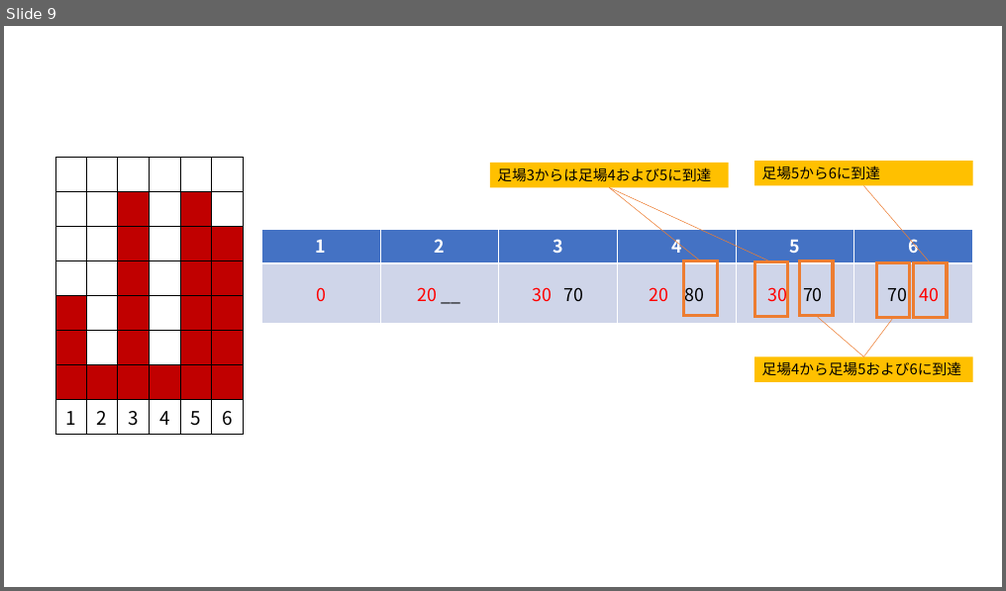
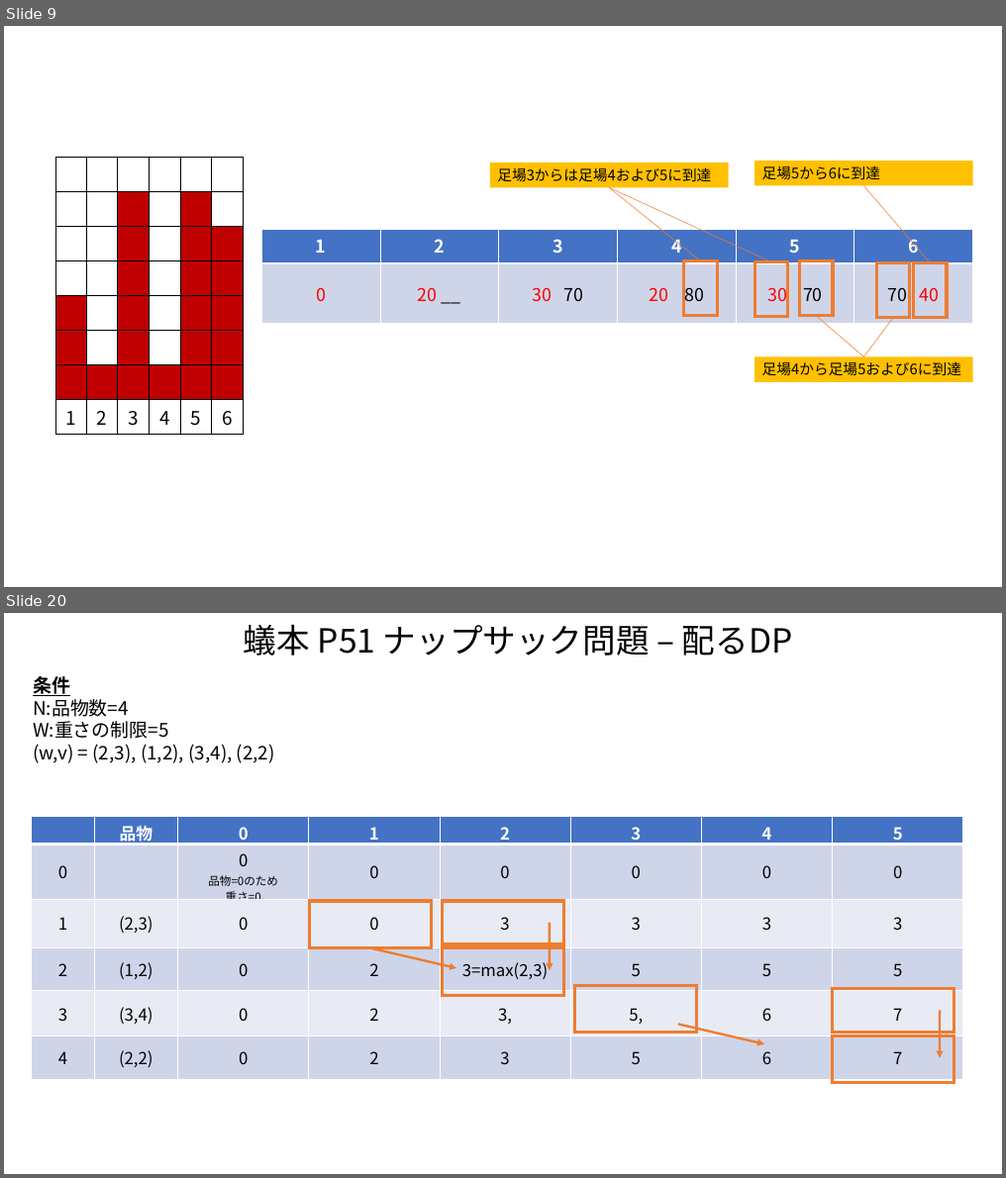
Before and after one commit to nord2sudjp/atcoder, a slide deck: 動的計画法/DP.pptx. Shown one above the other, each under a label of ours: slide 9 before the commit, slides 9 and 20 after it; the slides between them are not shown. The pictures are 1006x591 and 1006x1178 pixels, drawn with LibreOffice and Linux fonts; fonts in the diff are those of the drawing. Boxes give left, top, right and bottom in pixels: in the first picture for what was removed or moved away, otherwise in the second. Text is boxed around its words. In the diff, an @@ line names an element or a change of style, - is before the commit and + after.

```diff
--- a/動的計画法/DP.pptx
+++ b/動的計画法/DP.pptx
@@ slide 20 added at [4, 613, 1002, 1174], background #FFFFFF @@
@@ text added at [244, 624, 793, 656], 32 pt, text #000000 @@
+蟻本 P51 ナップサック問題 – 配るDP
@@ text added at [33, 676, 275, 763], 18 pt, text #000000 @@
+条件
+N:品物数=4
+W:重さの制限=5
+(w,v) = (2,3), (1,2), (3,4), (2,2)
@@ table added at [32, 817, 964, 1079], 6 rows, 8 columns @@
+ | 品物 | 0 | 1 | 2 | 3 | 4 | 5
+0 |  | 0 / 品物=0のため / 重さ=0 | 0 | 0 | 0 | 0 | 0
+1 | (2,3) | 0 | 0 | 3 | 3 | 3 | 3
+2 | (1,2) | 0 | 2 | 3=max(2,3) | 5 | 5 | 5
+3 | (3,4) | 0 | 2 | 3, | 5, | 6 | 7
+4 | (2,2) | 0 | 2 | 3 | 5 | 6 | 7
@@ rectangle added at [310, 901, 432, 949], outline #ED7D31 3 pt @@
@@ rectangle added at [442, 901, 564, 945], outline #ED7D31 3 pt @@
@@ arrow added from (549, 923) to (549, 970), #ED7D31 2.25 pt @@
@@ arrow added from (370, 949) to (456, 968), #ED7D31 2.25 pt @@
@@ rectangle added at [442, 949, 564, 995], outline #ED7D31 3 pt @@
@@ rectangle added at [574, 986, 696, 1033], outline #ED7D31 3 pt @@
@@ rectangle added at [833, 989, 954, 1032], outline #ED7D31 3 pt @@
@@ arrow added from (678, 1024) to (764, 1045), #ED7D31 2.25 pt @@
@@ arrow added from (940, 1011) to (940, 1059), #ED7D31 2.25 pt @@
@@ rectangle added at [833, 1036, 954, 1083], outline #ED7D31 3 pt @@
```
Also in this commit, not shown: 1 slide changed, 10 other slides added, 9 other files.
